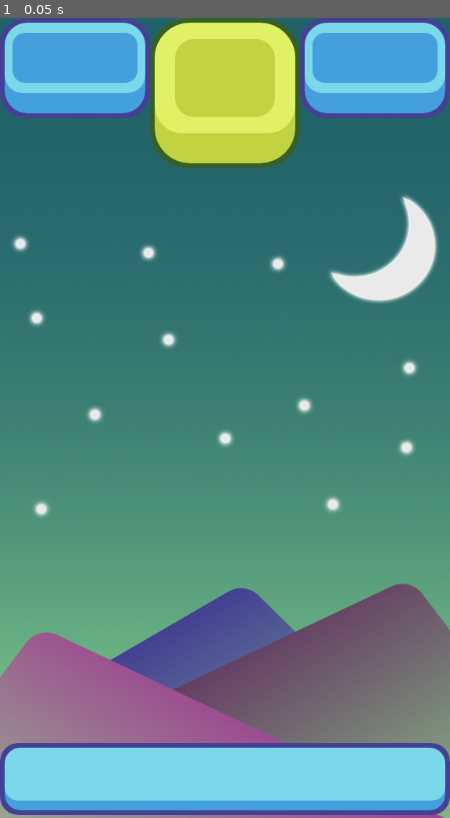
Above: before the commit, frame 1.
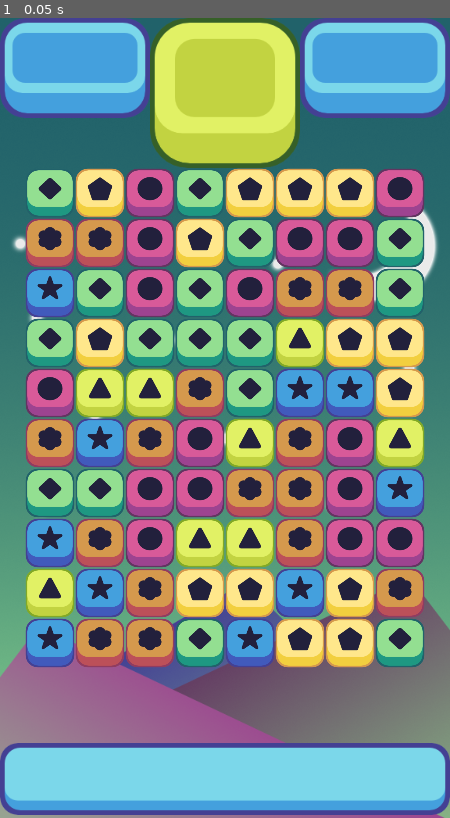
Above: after the commit, the same moment.

Repository: ahartness/match3
Game: Godot game, scene res://Scenes/Game Window.tscn
The game is run twice, just before and just after one commit, with the same random seed, the same clock (stepped at 60 frames per second) and the same inputs. Before the commit the project has no main scene; this scene is started directly in both runs.
Inputs:
- Up to frame 1 (0.05 s): no input

The runs differ from the first frame. In frame 1, 49% of the frame differs, in the area x 5-95%, y 18-82%.

Commit message:
Added pieces to the board

Diff:
--- a/Scenes/Game Window.tscn
+++ b/Scenes/Game Window.tscn
@@ -1,8 +1,9 @@
-[gd_scene load_steps=4 format=2]
+[gd_scene load_steps=5 format=2]
 
 [ext_resource path="res://art/Top UI v 2.png" type="Texture" id=1]
 [ext_resource path="res://art/background 2.png" type="Texture" id=2]
 [ext_resource path="res://art/Bottom UI v 2.png" type="Texture" id=3]
+[ext_resource path="res://Scripts/grid.gd" type="Script" id=4]
 
 [node name="Game Window" type="Node2D"]
 
@@ -21,3 +22,11 @@
 margin_right = 576.0
 margin_bottom = 1020.0
 texture = ExtResource( 3 )
+
+[node name="grid" type="Node2D" parent="."]
+script = ExtResource( 4 )
+width = 8
+height = 10
+x_start = 64
+y_start = 800
+offset = 64
--- a/Scenes/Piece.tscn
+++ b/Scenes/Piece.tscn
@@ -1,6 +1,9 @@
-[gd_scene format=2]
+[gd_scene load_steps=2 format=2]
 
-[node name="Node2D" type="Node2D"]
+[ext_resource path="res://Scripts/Piece.gd" type="Script" id=1]
+
+[node name="piece" type="Node2D"]
+script = ExtResource( 1 )
 
 [node name="Sprite" type="Sprite" parent="."]
 scale = Vector2( 0.5, 0.5 )
--- a/Scenes/blue_piece.tscn
+++ b/Scenes/blue_piece.tscn
@@ -4,6 +4,7 @@
 [ext_resource path="res://Scenes/Piece.tscn" type="PackedScene" id=2]
 
 [node name="blue_piece" instance=ExtResource( 2 )]
+color = "blue"
 
 [node name="Sprite" parent="." index="0"]
 texture = ExtResource( 1 )
--- a/Scenes/green_piece.tscn
+++ b/Scenes/green_piece.tscn
@@ -4,6 +4,7 @@
 [ext_resource path="res://Scenes/Piece.tscn" type="PackedScene" id=2]
 
 [node name="green_piece" instance=ExtResource( 2 )]
+color = "green"
 
 [node name="Sprite" parent="." index="0"]
 texture = ExtResource( 1 )
--- a/Scenes/light_green_piece.tscn
+++ b/Scenes/light_green_piece.tscn
@@ -4,6 +4,7 @@
 [ext_resource path="res://Scenes/Piece.tscn" type="PackedScene" id=2]
 
 [node name="light_green_piece" instance=ExtResource( 2 )]
+color = "light_green"
 
 [node name="Sprite" parent="." index="0"]
 texture = ExtResource( 1 )
--- a/Scenes/orange_piece.tscn
+++ b/Scenes/orange_piece.tscn
@@ -4,6 +4,7 @@
 [ext_resource path="res://Scenes/Piece.tscn" type="PackedScene" id=2]
 
 [node name="orange_piece" instance=ExtResource( 2 )]
+color = "orange"
 
 [node name="Sprite" parent="." index="0"]
 texture = ExtResource( 1 )
--- a/Scenes/pink_piece.tscn
+++ b/Scenes/pink_piece.tscn
@@ -4,6 +4,7 @@
 [ext_resource path="res://Scenes/Piece.tscn" type="PackedScene" id=2]
 
 [node name="pink_piece" instance=ExtResource( 2 )]
+color = "pink"
 
 [node name="Sprite" parent="." index="0"]
 texture = ExtResource( 1 )
--- a/Scenes/yellow_piece.tscn
+++ b/Scenes/yellow_piece.tscn
@@ -4,6 +4,7 @@
 [ext_resource path="res://Scenes/Piece.tscn" type="PackedScene" id=2]
 
 [node name="yellow_piece" instance=ExtResource( 2 )]
+color = "yellow"
 
 [node name="Sprite" parent="." index="0"]
 texture = ExtResource( 1 )
--- /dev/null
+++ b/Scripts/Piece.gd
@@ -0,0 +1,13 @@
+extends Node2D
+
+export (String) var color;
+
+
+# Called when the node enters the scene tree for the first time.
+func _ready():
+	pass # Replace with function body.
+
+
+# Called every frame. 'delta' is the elapsed time since the previous frame.
+#func _process(delta):
+#	pass
--- /dev/null
+++ b/Scripts/grid.gd
@@ -0,0 +1,52 @@
+extends Node2D
+
+# Grid Variables
+export (int) var width
+export (int) var height
+export (int) var x_start
+export (int) var y_start
+export (int) var offset
+
+var possible_pieces = [
+	preload("res://Scenes/blue_piece.tscn"),
+	preload("res://Scenes/yellow_piece.tscn"),
+	preload("res://Scenes/green_piece.tscn"),
+	preload("res://Scenes/light_green_piece.tscn"),
+	preload("res://Scenes/orange_piece.tscn"),
+	preload("res://Scenes/pink_piece.tscn")
+]
+
+var all_pieces = [];
+
+# Called when the node enters the scene tree for the first time.
+func _ready():
+	randomize()
+	all_pieces = setup_2d_array()
+	spawn_pieces()
+
+func setup_2d_array():
+	var array = []
+	for i in width:
+		array.append([])
+		for j in height:
+			array[i].append(null)
+	return array
+
+func spawn_pieces():
+	for i in width:
+		for j in height:
+			# Choose a random number between 0 and number of possible pieces
+			var rand = floor(rand_range(0, possible_pieces.size()))
+			# Instance that piece from array
+			var piece = possible_pieces[rand].instance()
+			add_child(piece)
+			piece.position = grid_to_pixel(i, j)
+
+func grid_to_pixel(column, row):
+	var new_x = x_start + offset * column
+	var new_y = y_start + -offset * row
+	return Vector2(new_x, new_y)
+
+# Called every frame. 'delta' is the elapsed time since the previous frame.
+#func _process(delta):
+#	pass
--- a/project.godot
+++ b/project.godot
@@ -11,6 +11,7 @@
 [application]
 
 config/name="Match3"
+run/main_scene="res://Scenes/Game Window.tscn"
 config/icon="res://icon.png"
 
 [display]
